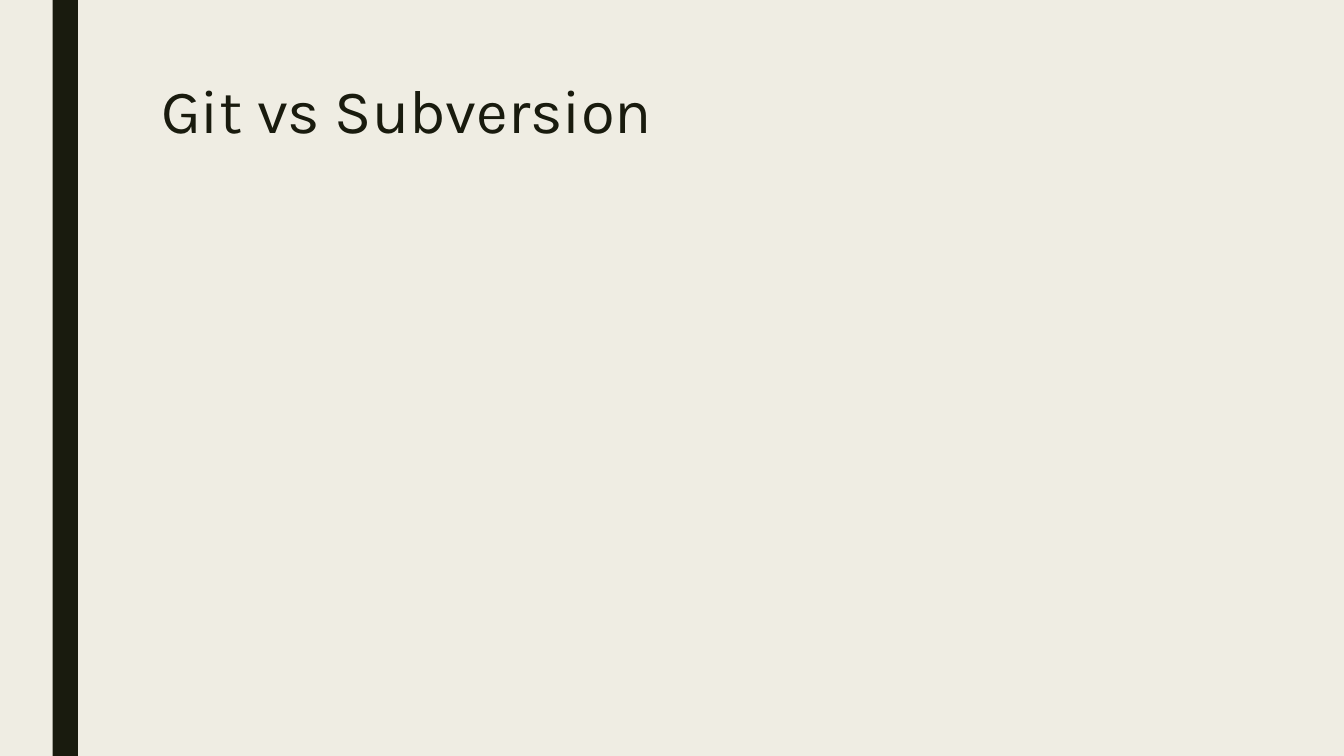
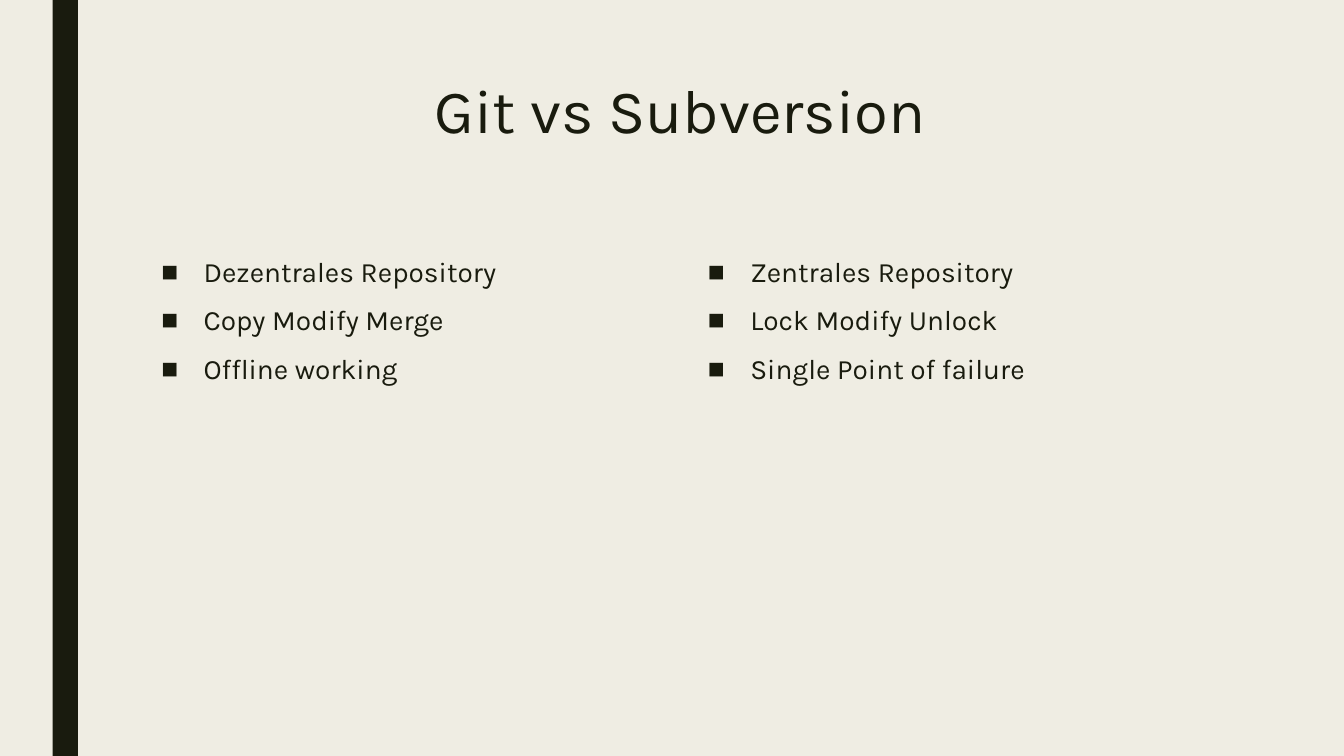
Before and after one commit to marcretzlaff/projektarbeit, a slide deck: slide 15 of GIT.pptx (slide 4 before the commit). Drawn at 1344x756 pixels with LibreOffice and Linux fonts; fonts in the diff are those of the drawing. Boxes give left, top, right and bottom in pixels: in the first picture for what was removed or moved away, otherwise in the second. Text is boxed around its words. In the diff, an @@ line names an element or a change of style, - is before the commit and + after.

```diff
--- a/GIT.pptx
+++ b/GIT.pptx
@@ title "Git vs Subversion" at (435,90,925,134): alignment left to centre @@
@@ text added at (204,262,496,386), 20 pt, text #191B0E @@
+■ Dezentrales Repository
+■ Copy Modify Merge
+■ Offline working
@@ text added at (750,262,1025,386), 20 pt, text #191B0E @@
+■ Zentrales Repository
+■ Lock Modify Unlock
+■ Single Point of failure
```
Also in this commit, not shown: 5 other slides changed, 9 slides added, 8 slides removed.
